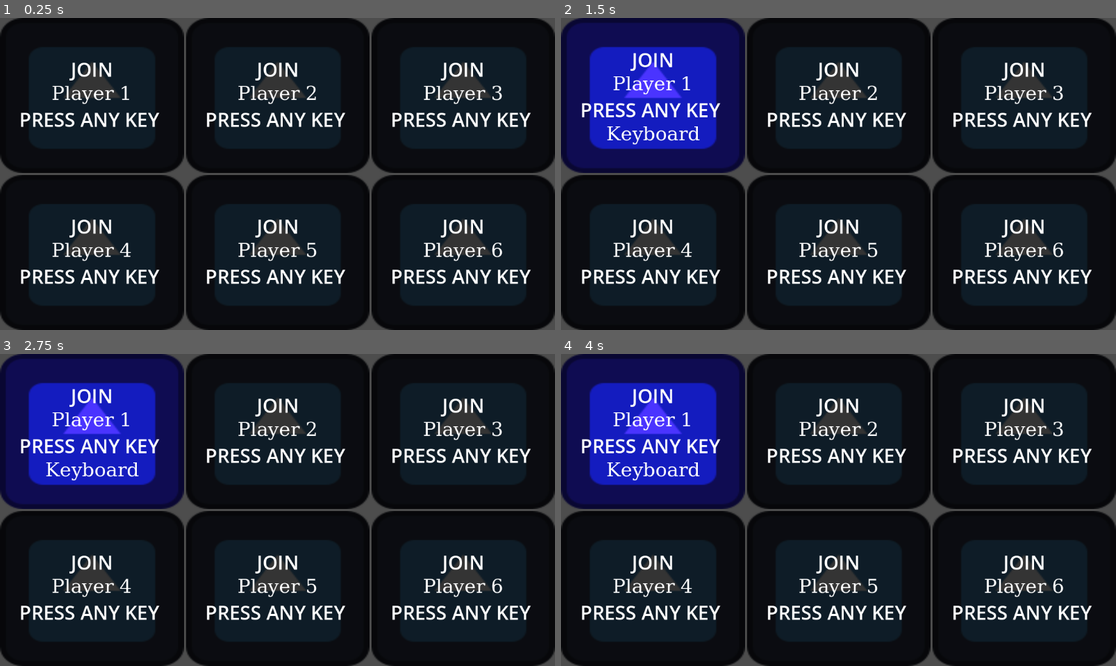
Above: before the commit, frames 1-4 (two rows, left to right).
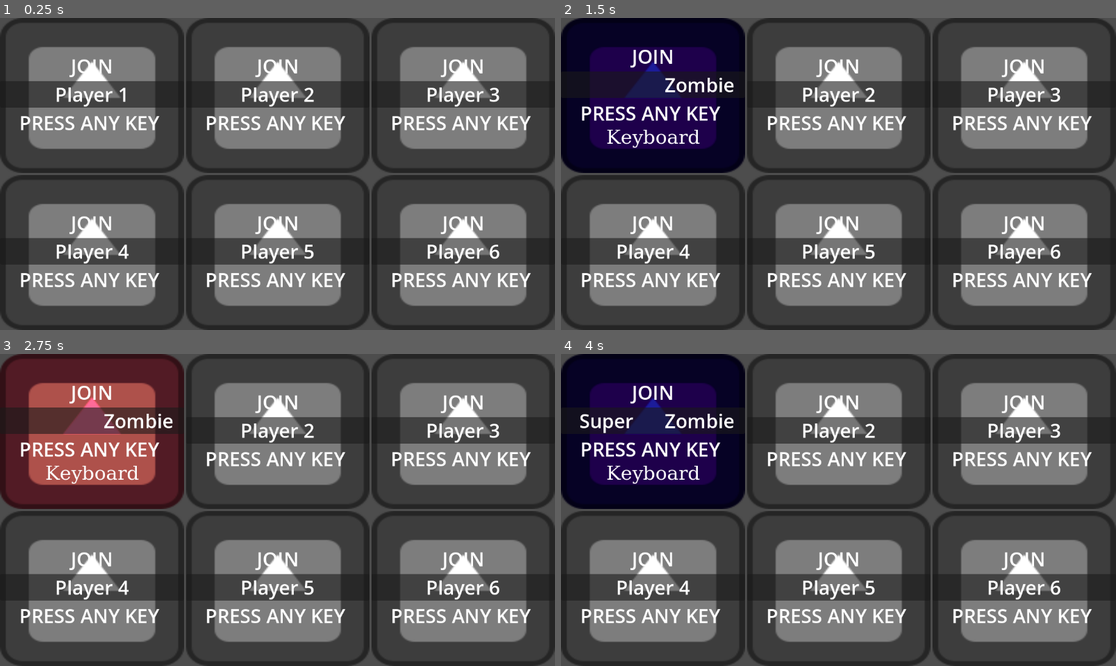
Above: after the commit, the same moments.

Repository: dogeMcdogeface/TroubledBricks
Game: Godot game, scene res://views/players/view_players.tscn
Two runs of this game, one before a commit and one after it. Both use one fixed random seed, a clock stepped at 60 frames per second and the inputs below. This scene is started directly instead of the project's main scene. The engine's default icon, where the game draws it, is replaced by a stand-in: a white triangle on a blue panel in a dark square.
Inputs:
- Up to frame 1 (0.25 s): no input
- Up to frame 2 (1.5 s): tap Enter at 0.5, 1.25 s; hold Right (slider_right) 0.53-1.28 s; hold Down (down, bound only after the commit) from 1.28 s (still down)
- Up to frame 3 (2.75 s): tap Enter at 2 s; release Down (down, bound only after the commit) at 2.03 s; hold Right (slider_right) from 2.03 s (still down)
- Up to frame 4 (4 s): tap Enter at 2.75, 3.5 s; release Right (slider_right) at 2.78 s; hold Up (up, bound only after the commit) 2.78-3.53 s; hold Left (slider_left) from 3.53 s (still down)

The runs differ from the first frame. In frame 1, 95% of the frame differs, in the area x 0-100%, y 0-100%; in frame 2, 95%; in frame 3, 95%; in frame 4, 95%.

Commit message:
Implemented player color and name selectino

Diff:
--- /dev/null
+++ b/GUI/player_container/player_container.gd
@@ -0,0 +1,49 @@
+extends MarginContainer
+
+var my_index : int
+var my_player : Player
+
+@onready var state_machine = $AnimationTree.get("parameters/playback")
+@onready var tabContainer = $VBoxContainer/TabContainer
+@onready var Term = $VBoxContainer/TabContainer/HBoxContainer/Term
+@onready var Title = $VBoxContainer/TabContainer/HBoxContainer/Title
+
+
+func _ready():pass
+
+func _process(delta):
+	var col = Type.colors[my_player.color_index]
+	$Background.material.set_shader_parameter("coloration", col.h)
+	pass
+
+
+func set_index(index: int):
+	my_index = index
+	on_players_updated()
+
+
+func on_players_updated():
+	my_player = Players.players[my_index]
+	$VBoxContainer/TabContainer/nickname.text = my_player.get_nick()
+	$VBoxContainer/device.text = str(my_player.device_name)
+	if state_machine:
+		if my_player.connected:
+			state_machine.travel("Active")
+		else:
+			state_machine.travel("RESET")
+
+
+func _unhandled_input(event):
+	if event.device != my_player.device_id:return
+	if event.is_action_pressed("slider_left"):
+		my_player.set_color(1)
+	elif event.is_action_pressed("slider_right"):
+		my_player.set_color(-1)
+	elif event.is_action_pressed("up"):
+		tabContainer.current_tab = 1
+		if tabContainer.current_tab == 1:
+			Title.text = Type.titles.pick_random()
+	elif event.is_action_pressed("down"):
+		tabContainer.current_tab = 1
+		if tabContainer.current_tab == 1:
+			Term.text = Type.terms.pick_random()
--- a/GUI/player_container/player_container.tscn
+++ b/GUI/player_container/player_container.tscn
@@ -1,6 +1,8 @@
-[gd_scene load_steps=13 format=3 uid="uid://rxthlt10pdpq"]
+[gd_scene load_steps=16 format=3 uid="uid://rxthlt10pdpq"]
 
+[ext_resource type="Script" path="res://GUI/player_container/player_container.gd" id="1_cxksm"]
 [ext_resource type="Texture2D" uid="uid://outuweadasak" path="res://icon.svg" id="1_u4qix"]
+[ext_resource type="Shader" path="res://GUI/shader_player_color/shader_player_color.gdshader" id="2_1hl6x"]
 [ext_resource type="Script" path="res://GUI/AutoShrinkLabel/AutoShrinkLabel.gd" id="2_f7i1m"]
 [ext_resource type="FontFile" uid="uid://chc5dqkpimn3t" path="res://GUI/ShrinkFont.tres" id="2_rkfje"]
 
@@ -16,8 +18,8 @@
 [sub_resource type="AnimationNodeStateMachineTransition" id="AnimationNodeStateMachineTransition_pmw0d"]
 switch_mode = 1
 
-[sub_resource type="AnimationNodeStateMachineTransition" id="AnimationNodeStateMachineTransition_5uwij"]
-advance_mode = 2
+[sub_resource type="AnimationNodeStateMachineTransition" id="AnimationNodeStateMachineTransition_whsiw"]
+switch_mode = 1
 
 [sub_resource type="AnimationNodeStateMachine" id="AnimationNodeStateMachine_vcmux"]
 states/Active/node = SubResource("AnimationNodeAnimation_otue5")
@@ -25,7 +27,7 @@
 states/RESET/node = SubResource("AnimationNodeAnimation_a3vbr")
 states/RESET/position = Vector2(485, 37)
 states/Start/position = Vector2(225, 175)
-transitions = ["Active", "RESET", SubResource("AnimationNodeStateMachineTransition_yoq4j"), "RESET", "Active", SubResource("AnimationNodeStateMachineTransition_pmw0d"), "Start", "RESET", SubResource("AnimationNodeStateMachineTransition_5uwij")]
+transitions = ["Active", "RESET", SubResource("AnimationNodeStateMachineTransition_yoq4j"), "RESET", "Active", SubResource("AnimationNodeStateMachineTransition_pmw0d"), "Start", "RESET", SubResource("AnimationNodeStateMachineTransition_whsiw")]
 
 [sub_resource type="Animation" id="Animation_yxp7f"]
 resource_name = "Active"
@@ -33,14 +35,14 @@
 tracks/0/type = "value"
 tracks/0/imported = false
 tracks/0/enabled = true
-tracks/0/path = NodePath("TextureRect:modulate")
+tracks/0/path = NodePath("Background:material:shader_parameter/saturation")
 tracks/0/interp = 1
 tracks/0/loop_wrap = true
 tracks/0/keys = {
 "times": PackedFloat32Array(0, 0.2),
-"transitions": PackedFloat32Array(1, 0.482968),
+"transitions": PackedFloat32Array(1, 1),
 "update": 0,
-"values": [Color(0.203922, 0.203922, 0.203922, 1), Color(0.290196, 0.203922, 1, 1)]
+"values": [0.0, 0.4]
 }
 
 [sub_resource type="Animation" id="Animation_6uok0"]
@@ -48,14 +50,14 @@
 tracks/0/type = "value"
 tracks/0/imported = false
 tracks/0/enabled = true
-tracks/0/path = NodePath("TextureRect:modulate")
+tracks/0/path = NodePath("Background:material:shader_parameter/saturation")
 tracks/0/interp = 1
 tracks/0/loop_wrap = true
 tracks/0/keys = {
 "times": PackedFloat32Array(0, 0.2),
-"transitions": PackedFloat32Array(0.482968, 2.07053),
+"transitions": PackedFloat32Array(1, 1),
 "update": 0,
-"values": [Color(0.290196, 0.203922, 1, 1), Color(0.203922, 0.203922, 0.203922, 1)]
+"values": [0.4, 0.0]
 }
 
 [sub_resource type="AnimationLibrary" id="AnimationLibrary_gjfcl"]
@@ -64,9 +66,16 @@
 "RESET": SubResource("Animation_6uok0")
 }
 
-[node name="PlayerContainer" type="MarginContainer"]
+[sub_resource type="ShaderMaterial" id="ShaderMaterial_th7hs"]
+resource_local_to_scene = true
+shader = ExtResource("2_1hl6x")
+shader_parameter/saturation = 0.4
+shader_parameter/coloration = 0.642
+
+[node name="PlayerContainer" type="MarginContainer" groups=["players_listeners"]]
 size_flags_horizontal = 3
 size_flags_vertical = 3
+script = ExtResource("1_cxksm")
 
 [node name="AnimationTree" type="AnimationTree" parent="."]
 tree_root = SubResource("AnimationNodeStateMachine_vcmux")
@@ -79,8 +88,8 @@
 "": SubResource("AnimationLibrary_gjfcl")
 }
 
-[node name="TextureRect" type="TextureRect" parent="."]
-modulate = Color(0.290196, 0.203922, 1, 1)
+[node name="Background" type="TextureRect" parent="."]
+material = SubResource("ShaderMaterial_th7hs")
 layout_mode = 2
 texture = ExtResource("1_u4qix")
 
@@ -95,16 +104,35 @@
 text = "JOIN"
 horizontal_alignment = 1
 
-[node name="name" type="Label" parent="VBoxContainer"]
+[node name="TabContainer" type="TabContainer" parent="VBoxContainer"]
 layout_mode = 2
-theme_override_fonts/font = ExtResource("2_rkfje")
+clip_tabs = false
+tabs_visible = false
+use_hidden_tabs_for_min_size = true
+
+[node name="nickname" type="Label" parent="VBoxContainer/TabContainer"]
+visible = false
+layout_mode = 2
 theme_override_font_sizes/font_size = 40
 text = "[name]"
 horizontal_alignment = 1
-autowrap_mode = 1
-max_lines_visible = 1
-script = ExtResource("2_f7i1m")
-minFontSize = 8
+
+[node name="HBoxContainer" type="HBoxContainer" parent="VBoxContainer/TabContainer"]
+layout_mode = 2
+size_flags_vertical = 3
+alignment = 1
+
+[node name="Title" type="Label" parent="VBoxContainer/TabContainer/HBoxContainer"]
+layout_mode = 2
+size_flags_horizontal = 3
+theme_override_font_sizes/font_size = 40
+horizontal_alignment = 1
+
+[node name="Term" type="Label" parent="VBoxContainer/TabContainer/HBoxContainer"]
+layout_mode = 2
+size_flags_horizontal = 3
+theme_override_font_sizes/font_size = 40
+horizontal_alignment = 1
 
 [node name="Label4" type="Label" parent="VBoxContainer"]
 layout_mode = 2
--- /dev/null
+++ b/GUI/shader_player_color/shader_player_color.gdshader
@@ -0,0 +1,25 @@
+shader_type canvas_item;
+
+uniform float saturation: hint_range(0.0, 1.0) = 0.0;
+uniform float coloration: hint_range(0.0, 1.0) = 0.0;
+
+void fragment() {
+    vec4 tex = texture(TEXTURE, UV);
+    vec3 grayscale = vec3(dot(tex.rgb, vec3(0.299, 0.587, 0.114)));
+
+    // Hue rotation
+    float hue = atan(tex.rgb.y, tex.rgb.x);
+    float hueShift = 2.0 * PI * coloration;
+    hue += hueShift;
+
+    float chroma = length(tex.rgb);
+    vec3 colorized = vec3(
+        chroma * cos(hue),
+        chroma * sin(hue),
+        0.0
+    );
+
+    // Combine hue-rotated color and saturation
+    COLOR.rgb = mix(grayscale, colorized, saturation);
+    COLOR.a = tex.a;
+}
--- a/Globals.gd
+++ b/Globals.gd
@@ -5,3 +5,19 @@
 }
 
 const KEYBOARD = -5
+
+const colors: Array = [
+	Color(1, 0, 0),     # Red
+	Color(0, 1, 0),     # Green
+	Color(0, 0, 1),     # Blue
+	Color(1, 1, 0),     # Yellow
+	Color(1, 0, 1),     # Magenta
+	Color(0, 1, 1)      # Cyan
+]
+
+const titles = [
+	"The", "Mr.", "Super", "Dr.", "Captain", "Professor", "Madame", "Sir", "Lady", "Lord", "Count", "Princess", "King", "Queen", "Commander"
+]
+const terms = [
+	"Sex", "Funny", "Gamer", "Loser", "Awesome", "Sneaky", "Fluffy", "Daring", "Epic", "Ninja", "Cheesy", "Joker", "Cool", "Zombie", "Silly"
+]
--- /dev/null
+++ b/Player.gd
@@ -0,0 +1,23 @@
+extends Node
+class_name Player
+
+var id = -1
+var nickname: String = ""
+var color_index: int = 0
+var connected: bool = false
+var keyboard: bool = false
+var device_id = null
+var device_name: String = ""
+
+
+func get_nick():
+	if nickname.is_empty():
+		return "Player " + str(id+1)
+	return nickname
+
+
+func _ready():pass
+func _process(delta):pass
+
+func set_color(direction):
+	color_index = (color_index+direction)%Type.colors.size()
--- a/Players.gd
+++ b/Players.gd
@@ -1,60 +1,60 @@
 extends Node
 
-var Player = {
-	"name": "",
-	"connected": false,
-	"keyboard": false,
-	"device_id": null,
-	"device_name": ""
-}
-var players = []
+var max_players = 6
+var players: Array[Player] = []
 
-# Called when the node enters the scene tree for the first time.
 func _ready():
-	#Input.connect("joy_connection_changed", self, "_on_joy_connection_changed")
-	for i in range(6):
-		var player_data = Player.duplicate()  # Create a copy of the Player structure
-		player_data["name"] = "Player " + str(i + 1)  # Set player name
-		players.append(player_data)
+	for i in range(max_players):
+		players.append(Player.new())
+	update_players()
 
 
-# Called every frame. 'delta' is the elapsed time since the previous frame.
-func _process(delta):
-	pass
+func _process(delta):pass
 
 
 func has_device(device_id):
 	for i in range(players.size()):
-		if players[i].connected == true:
-			if players[i].device_id == device_id:
-				return true
+		if players[i].connected && players[i].device_id == device_id:
+			return true
 	return false
+
+
+func update_players():
+	for i in range(players.size()):
+		players[i].id = i
+	get_tree().call_group("players_listeners", "on_players_updated")
+
+
+func connect_player(device_id):
+	if has_device(device_id):
+		return
+	for i in range(players.size()):
+		if players[i].connected == false:
+			players[i].connected = true
+			players[i].keyboard = (device_id == Type.KEYBOARD)
+			players[i].device_id = device_id
+			players[i].device_name = "Keyboard" if players[i].keyboard else Input.get_joy_name(device_id)
+			update_players()
+			return
 
 
 func disconnect_player(device_id):
 	for i in range(players.size()):
 		if players[i].connected == true:
 			if players[i].device_id == device_id:
-				var player_data = Player.duplicate()  # Create a copy of the Player structure
-				player_data["name"] = "Player " + str(i + 1)  # Set player name
-				players[i] = player_data
+				players.erase(players[i])
+				players.append(Player.new())
+				update_players()
 
-func connect_player(device_id):
-	if has_device(device_id):
-		return
-
-	for i in range(players.size()):
-		if players[i].connected == false:
-			players[i].connected = true
-			players[i].keyboard = (device_id == Type.KEYBOARD)
-			players[i].device_id = device_id
-			players[i].device_name = "Keyboard" if players[i].keyboard else Input.get_joy_name(device_id)
-			return
+#Input.connect("joy_connection_changed", self, "_on_joy_connection_changed")
+#func _on_joy_connection_changed(device_id, connected):
+#	if connected:
+#		print(Input.get_joy_name(device_id))
+#	else:
+#		print("Keyboard")
 
 
-
-func _on_joy_connection_changed(device_id, connected):
-	if connected:
-		print(Input.get_joy_name(device_id))
-	else:
-		print("Keyboard")
+func _input(event):
+	if event is InputEventKey:
+		event.set_device(Type.KEYBOARD)
+		print("handled by Players")
--- a/project.godot
+++ b/project.godot
@@ -44,3 +44,13 @@
 , Object(InputEventJoypadMotion,"resource_local_to_scene":false,"resource_name":"","device":-1,"axis":0,"axis_value":1.0,"script":null)
 ]
 }
+up={
+"deadzone": 0.5,
+"events": [Object(InputEventKey,"resource_local_to_scene":false,"resource_name":"","device":-1,"window_id":0,"alt_pressed":false,"shift_pressed":false,"ctrl_pressed":false,"meta_pressed":false,"pressed":false,"keycode":0,"physical_keycode":4194320,"key_label":0,"unicode":0,"echo":false,"script":null)
+]
+}
+down={
+"deadzone": 0.5,
+"events": [Object(InputEventKey,"resource_local_to_scene":false,"resource_name":"","device":-1,"window_id":0,"alt_pressed":false,"shift_pressed":false,"ctrl_pressed":false,"meta_pressed":false,"pressed":false,"keycode":0,"physical_keycode":4194322,"key_label":0,"unicode":0,"echo":false,"script":null)
+]
+}
--- a/views/players/view_players.gd
+++ b/views/players/view_players.gd
@@ -1,31 +1,15 @@
 extends Control
 
 
-# Called when the node enters the scene tree for the first time.
 func _ready():
-	pass # Replace with function body.
+	for i in range($GridContainer.get_child_count()):
+		$GridContainer.get_child(i).set_index(i)
 
 
-# Called every frame. 'delta' is the elapsed time since the previous frame.
-func _process(delta):
-	#print(Players.players[0])
-	for i in range($GridContainer.get_child_count()):
-		var child = $GridContainer.get_child(i)
-		child.get_node("VBoxContainer/name").text = Players.players[i].name
-		child.get_node("VBoxContainer/device").text = str(Players.players[i].device_name)
-		var state_machine = child.get_node("AnimationTree").get("parameters/playback")
-		if Players.players[i].connected:
-			state_machine.travel("Active")
-		else:
-			state_machine.travel("RESET")
-	pass
+func _process(delta):pass
 
 
-func _input(event):
-
-	if event is InputEventKey:
-		event.set_device(Type.KEYBOARD)
-
+func _unhandled_input(event):
 	if Players.has_device(event.device) and Input.is_action_pressed("Exit"):
 		Players.disconnect_player(event.device)
 	elif event.is_pressed() and ( event is InputEventKey or event is InputEventJoypadButton):
--- a/views/players/view_players.tscn
+++ b/views/players/view_players.tscn
@@ -4,6 +4,7 @@
 [ext_resource type="PackedScene" uid="uid://rxthlt10pdpq" path="res://GUI/player_container/player_container.tscn" id="2_wg3j3"]
 
 [node name="view_players" type="Control"]
+process_priority = -4
 layout_mode = 3
 anchors_preset = 15
 anchor_right = 1.0
